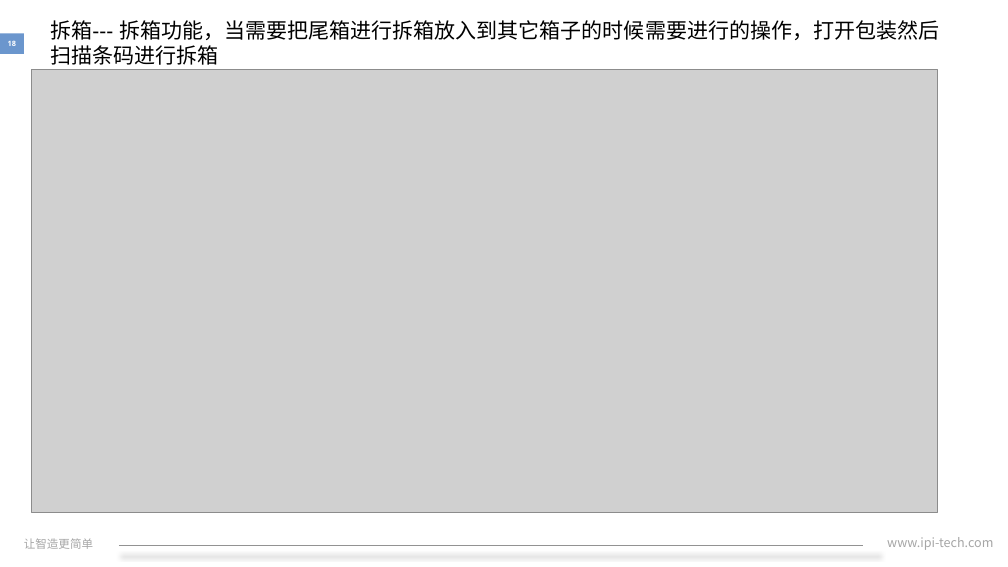
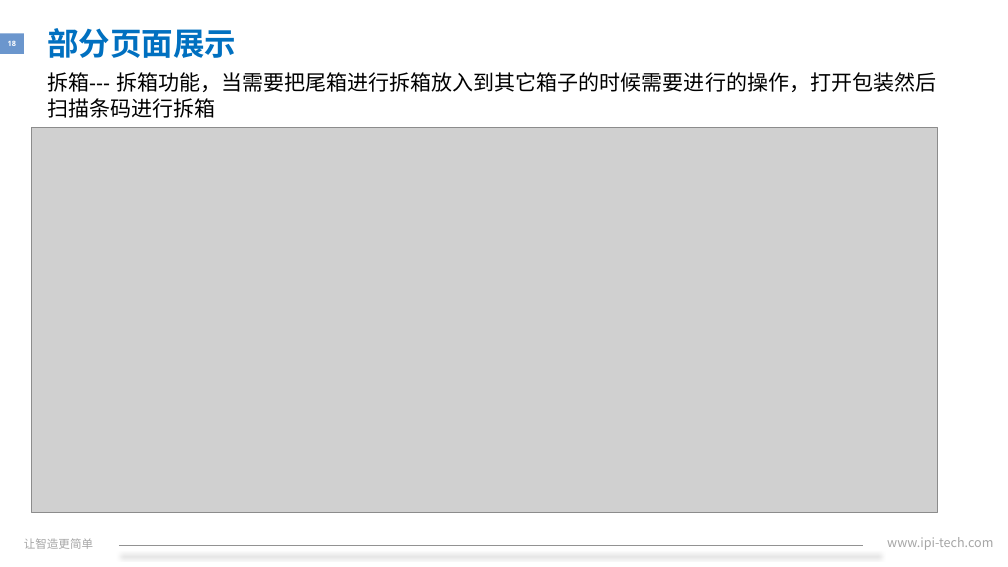
Before and after one commit to xiaozixiang/DocMent, a slide deck: slide 18 of IPI-HR-30-07A转正述职报告.pptx. Drawn at 1008x567 pixels with LibreOffice and Linux fonts; fonts in the diff are those of the drawing; grey boxes stand for pictures; background and template pictures are left out. Boxes give left, top, right and bottom in pixels: in the first picture for what was removed or moved away, otherwise in the second. Text is boxed around its words. In the diff, an @@ line names an element or a change of style, - is before the commit and + after.

```diff
--- a/IPI-HR-30-07A转正述职报告.pptx
+++ b/IPI-HR-30-07A转正述职报告.pptx
@@ text added at (47, 28, 236, 58), 30 pt, text #0070C0, bold @@
+部分页面展示
@@ text "拆箱--- 拆箱功能，当需要把尾箱进行拆箱放入到其它箱子的时候需要进行的操作，打开包装然后扫描条码进行拆箱": place and size @@
-text "拆箱--- 拆箱功能，当需要把尾箱进行拆箱放入到其它箱子的时候需要进行的操作，打开包装然后扫描条码进行拆箱" at (50, 20, 939, 65)
+text "拆箱--- 拆箱功能，当需要把尾箱进行拆箱放入到其它箱子的时候需要进行的操作，打开包装然后扫描条码进行拆箱" at (47, 72, 936, 118)
@@ picture: place and size @@
-picture at (32, 69, 938, 512)
+picture at (32, 128, 938, 512)
```
Also in this commit, not shown: 15 other slides changed.
